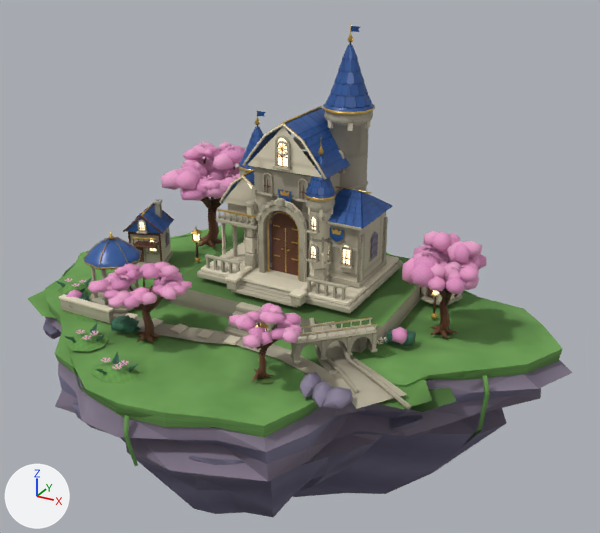
A saved change to the glTF model public/assets/models/environment/royal-island-right-final-v1-balanced.glb.
Rendered twice from a 50 mm lens placed at (13.77, -22.31, 12.73), pointed at (1.26, 0.43, 1.36). The axes (+X, +Y, +Z) are drawn at lower left. The lights are the same throughout. The older version comes first. Vertices at exactly the same position are counted once.

Before the edit, the objects in view are built like this:
```python
me_right_broken_cliff_strata_030 = bpy.data.meshes.new('right_broken_cliff_strata.030')
me_right_broken_cliff_strata_030.from_pydata(...)  # 17933 vertices, 26825 faces; spans x -8.4..10.4, y -7.9..7.9, z -7.5..9.2
me_right_broken_cliff_strata_030.materials.append(mat_warm_lit_glass)
me_right_broken_cliff_strata_030.materials.append(mat_warm_carved_timber)
me_right_broken_cliff_strata_030.materials.append(mat_sakura_blossom_clusters)
me_right_broken_cliff_strata_030.materials.append(mat_deep_evergreen_foliage)
me_right_broken_cliff_strata_030.materials.append(mat_lavender_layered_cliff)
me_right_broken_cliff_strata_030.materials.append(mat_meadow_and_moss)
me_right_broken_cliff_strata_030.materials.append(mat_carved_sandstone)
me_right_broken_cliff_strata_030.materials.append(mat_ivory_limestone)
me_right_broken_cliff_strata_030.materials.append(mat_royal_blue_glazed_slate)
me_right_broken_cliff_strata_030.materials.append(mat_brushed_antique_gold)
ob_royal_island_right_final_v1 = bpy.data.objects.new('royal-island-right-final-v1', me_right_broken_cliff_strata_030)
ob_royal_island_right_final_v1.location = (0.0, 0.0, 0.0)
```
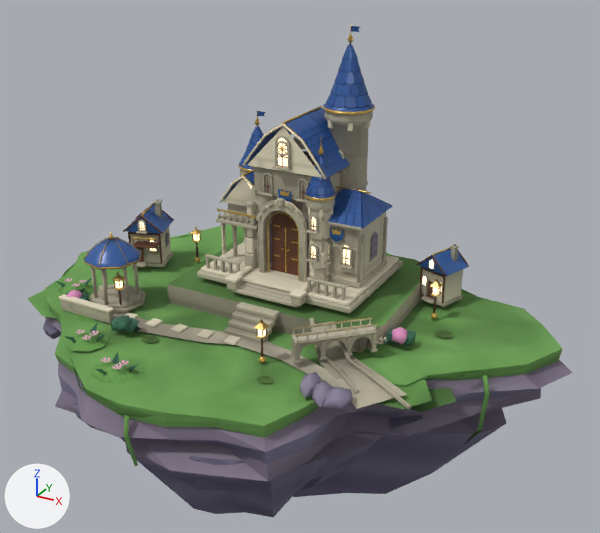
Patch to the scene script:
```diff
--- a/public/assets/models/environment/royal-island-right-final-v1-balanced.glb.py
+++ b/public/assets/models/environment/royal-island-right-final-v1-balanced.glb.py
@@ me_right_broken_cliff_strata_030 @@
 # used by ob_royal_island_right_final_v1; location = (0.0, 0.0, 0.0)
-me_right_broken_cliff_strata_030.from_pydata(...)  # 17933 vertices, 26825 faces; spans x -8.4..10.4, y -7.9..7.9, z -7.5..9.2
+me_right_broken_cliff_strata_030.from_pydata(...)  # 14583 vertices, 21631 faces; spans x -8.4..10.4, y -7.9..7.9, z -7.5..9.2
+# me_right_broken_cliff_strata_030 part 1: 262 loose pieces with 3300 vertices, spanning x -5.8..7.5, y -5.7..4.8, z 0.0..4.3, are deleted
+# me_right_broken_cliff_strata_030 part 2
+# 30 vertices are removed from x -1.8..-1.4, y -4.5..-4.1, z 0.1..1.9
+# 58 faces are deleted
+# 1 vertex moves within x -1.6, y -4.5, z 0.1
+# 2 new faces join them, mat_meadow_and_moss
+# me_right_broken_cliff_strata_030 part 3
+# 20 vertices are removed from x 2.6..3.2, y -4.7..-4.5, z 0.1..1.7
+# 40 faces are deleted
+# 4 new faces join them, mat_meadow_and_moss
 me_right_broken_cliff_strata_030.materials.append(mat_warm_lit_glass)
```

Changed parts and their boxes (x1, y1, x2, y2) in the pictures (600 x 533 px):
part 1 of me_right_broken_cliff_strata_030, deleted
    before: (88, 141, 487, 382)
part 2 of me_right_broken_cliff_strata_030, cut back
    before: (142, 286, 154, 343)
    after: (141, 339, 152, 343)
part 3 of me_right_broken_cliff_strata_030, cut back
    before: (257, 344, 268, 383)
    after: (257, 376, 269, 383)
